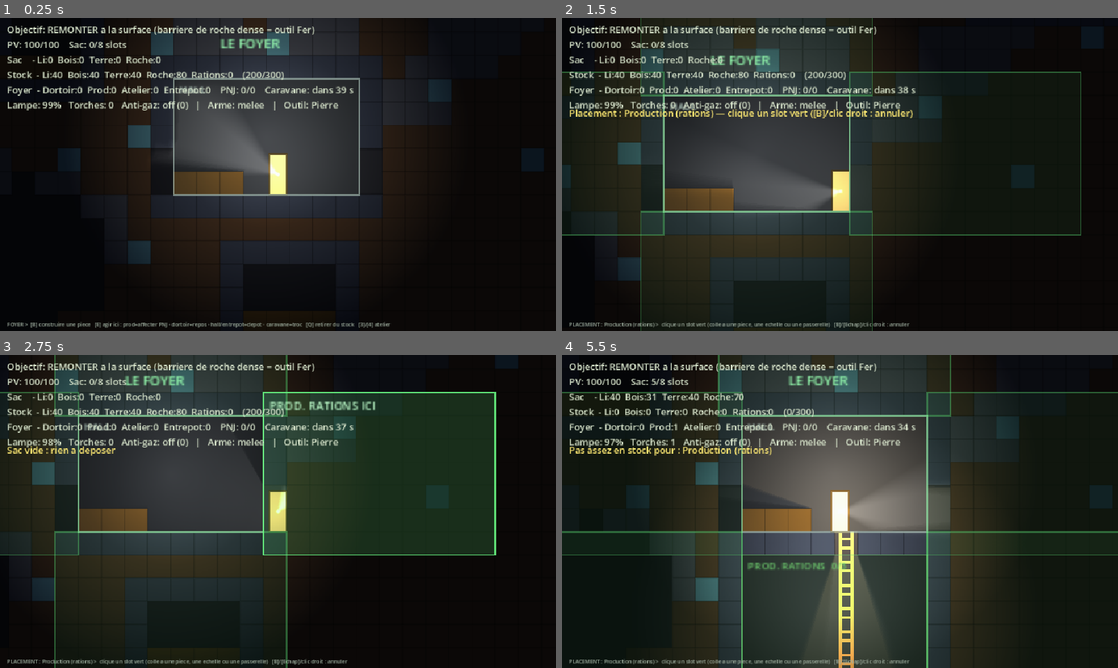
Above: before the commit, frames 1-4 (two rows, left to right).
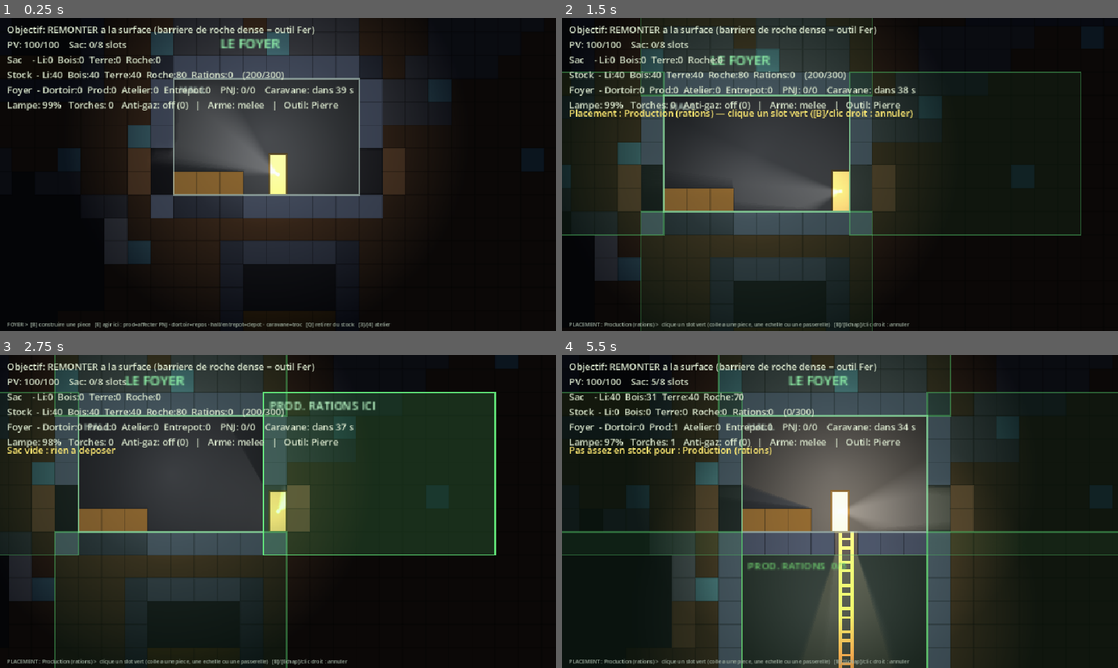
Above: after the commit, the same moments.

Repository: MrAuGIR/lesEnfouis
Game: Godot game, scene res://main.tscn
Same seed, same stepped clock (60 frames per second), same inputs: the game is played once before the commit and once after it.
Inputs (mouse positions are in pixels of both pictures, inside the frame that each line leads up to):
- Up to frame 1 (0.25 s): no input
- Up to frame 2 (1.5 s): tap Enter at 0.5 s; move the mouse to (962, 158) at 0.52 s; hold D 0.53-1.25 s; tap B at 0.6 s; click (962, 158) at 0.67 s; tap Space at 0.77 s; drag from (728, 190) to (812, 237) at 1.27 s
- Up to frame 3 (2.75 s): move the mouse to (333, 442) at 2.02 s; hold D from 2.03 s (still down); tap E at 2.1 s
- Up to frame 4 (5.5 s): release D at 2.75 s; drag from (812, 574) to (673, 464) at 2.77 s; tap Space at 3.5, 3.77 s; move the mouse to (1006, 558) at 3.52 s; hold A 3.53-4.25 s; tap Q at 3.6 s; drag from (673, 464) to (756, 433) at 4.27 s; move the mouse to (867, 511) at 5.02 s; hold S from 5.03 s (still down); tap T at 5.1 s; click (867, 511) at 5.17 s

The runs differ from the first frame. In frame 1, 6.9% of the frame differs, in the area x 23-73%, y 12-64%; in frame 2, 5.0%; in frame 3, 5.9%; in frame 4, 5.5%.

Commit message:
[mvp][m2.5] éclairage amélioration

Diff:
--- a/game/scripts/light_field.gd
+++ b/game/scripts/light_field.gd
@@ -1,16 +1,96 @@
 class_name LightField
 extends RefCounted
-## Depuis le passage au vrai éclairage (lights.gd + occulteurs dans
-## world_view.gd), ce module ne garde que la part GAMEPLAY de la lumière :
-## le registre des torches posées et les lignes de vue (IA des robots).
+## La part CPU de la lumière, depuis le passage au vrai éclairage (lights.gd +
+## occulteurs dans world_view.gd) : registre des torches, lignes de vue (IA des
+## robots), et l'ÉCLAIRAGE DE FACE — la lumière GPU s'arrête au premier bloc
+## (ombres), donc la première couche de blocs est redessinée dans sa couleur
+## (cf. marker_view.gd) pour que le joueur devine ce qu'il va miner.
+
+# Alignés sur le cône GPU de lights.gd (mêmes angles / portées, en tuiles)
+const FACE_RANGE := 13.75        # portée du faisceau (= LightRig.CONE_RANGE / 16)
+const FACE_BEAM_CORE := 3.0      # plein au départ du faisceau
+const AMB_CORE := 1.2            # halo de corps : plein autour du héros
+const AMB_RADIUS := 3.5          # halo de corps : portée
+const AMB_MAX := 0.75
+const TORCH_RADIUS := 5.6        # (= LightRig.TORCH_SCALE * 128 px / 2 / 16)
+const TORCH_CORE := 1.5
+const SKY_FADE := 14.0           # déclin de la lumière du jour avec la profondeur
+const ROOM_LIGHT := 0.85         # pièces du Foyer (générateur implicite)
+const ROOM_FADE := 4.0           # diffusion autour des pièces
 
 var world: WorldGrid
 var hero: Hero
+var foyer: Foyer                  # branché par main.gd
 var torches: Array[Vector2i] = [] # torches posées (sécurisent un chemin)
 
 func _init(w: WorldGrid, h: Hero) -> void:
 	world = w
 	hero = h
+
+# Lumière reçue par la FACE d'un bloc de bordure (toutes sources confondues).
+func face_light(tx: int, ty: int) -> float:
+	var v := maxf(_lamp(tx, ty), _torch(tx, ty))
+	v = maxf(v, _sky(tx, ty))
+	v = maxf(v, _room(tx, ty))
+	return clampf(v, 0.0, 1.0)
+
+func _lamp(tx: int, ty: int) -> float:
+	if hero.lamp_factor <= 0.0:
+		return 0.0
+	var ts := float(WorldGrid.TILE)
+	var hc := Vector2(hero.pos.x / ts, hero.pos.y / ts)
+	var v := Vector2(tx + 0.5, ty + 0.5) - hc
+	var d := v.length()
+	# Halo de corps (toutes directions)
+	var amb := 1.0 - clampf((d - AMB_CORE) / (AMB_RADIUS - AMB_CORE), 0.0, 1.0)
+	amb = amb * amb * AMB_MAX
+	# Faisceau (mêmes angles que le cône GPU)
+	var beam := 0.0
+	if d > 0.001:
+		var ang := clampf((v.dot(hero.aim) / d - LightRig.CONE_COS_OUTER) \
+			/ (LightRig.CONE_COS_INNER - LightRig.CONE_COS_OUTER), 0.0, 1.0)
+		var rad := 1.0 - clampf((d - FACE_BEAM_CORE) / (FACE_RANGE - FACE_BEAM_CORE), 0.0, 1.0)
+		beam = ang * rad * rad
+	var lit := maxf(amb, beam) * hero.lamp_factor
+	if lit > 0.02 and not los_clear_from(hc, tx, ty):
+		return 0.0
+	return lit
+
+func _torch(tx: int, ty: int) -> float:
+	var best := 0.0
+	for c in torches:
+		var src := Vector2(c.x + 0.5, c.y + 0.5)
+		var d := src.distance_to(Vector2(tx + 0.5, ty + 0.5))
+		if d >= TORCH_RADIUS:
+			continue
+		var l := 1.0 - clampf((d - TORCH_CORE) / (TORCH_RADIUS - TORCH_CORE), 0.0, 1.0)
+		l = l * l
+		if l <= best:
+			continue
+		if l > 0.02 and not los_clear_from(src, tx, ty):
+			continue
+		best = l
+	return best
+
+func _sky(tx: int, ty: int) -> float:
+	var s := world.surface[clampi(tx, 0, WorldGrid.GRID_W - 1)]
+	if ty < s:
+		return 1.0
+	return 1.0 - clampf(float(ty - s) / SKY_FADE, 0.0, 1.0)
+
+func _room(tx: int, ty: int) -> float:
+	if foyer == null:
+		return 0.0
+	var best := 0.0
+	for mp in foyer.rooms:
+		var r: Rect2i = foyer.interior(mp)
+		var dx := maxi(maxi(r.position.x - tx, tx - (r.end.x - 1)), 0)
+		var dy := maxi(maxi(r.position.y - ty, ty - (r.end.y - 1)), 0)
+		var d := float(maxi(dx, dy))
+		if d <= 0.0:
+			return ROOM_LIGHT
+		best = maxf(best, ROOM_LIGHT * (1.0 - d / ROOM_FADE))
+	return best
 
 func los_clear_from(a: Vector2, tx: int, ty: int) -> bool:
 	# Vrai si rien de plein ne bloque entre la source (en tuiles) et la tuile (cible
--- a/game/scripts/main.gd
+++ b/game/scripts/main.gd
@@ -57,6 +57,7 @@
 	light = LightField.new(world, hero)
 	bag = Inventory.new()
 	foyer = Foyer.new(world)
+	light.foyer = foyer   # éclairage de face : les pièces comptent comme source
 	pop = Population.new(world, foyer)
 	caravan = Caravan.new(world, foyer)
 	crew = EnemyCrew.new(world, light, hero)
@@ -80,6 +81,7 @@
 	marker = MarkerView.new()
 	marker.world = world
 	marker.hero = hero
+	marker.light = light
 	marker.foyer = foyer
 	marker.pop = pop
 	marker.caravan = caravan
--- a/game/scripts/marker_view.gd
+++ b/game/scripts/marker_view.gd
@@ -16,6 +16,7 @@
 
 var world: WorldGrid
 var hero: Hero
+var light: LightField
 var foyer: Foyer
 var pop: Population
 var caravan: Caravan
@@ -31,6 +32,10 @@
 var build_room := -1              # mode placement : type de pièce en cours (-1 = aucun)
 var build_slots := []             # mode placement : slots valides (Array de Rect2, px monde)
 
+func _light_passes(tx: int, ty: int) -> bool:
+	var t := world.tile(tx, ty)
+	return t == WorldGrid.EMPTY or t == WorldGrid.LADDER or t == WorldGrid.PASSERELLE
+
 func add_flash(cell: Vector2i, dur: float) -> void:
 	flashes.append({"cell": cell, "t": dur})
 
@@ -45,6 +50,23 @@
 	var font := ThemeDB.fallback_font
 	var ptx := int(hero.pos.x / ts)
 	var pty := int(hero.pos.y / ts)
+	# Éclairage de FACE : la lumière GPU s'arrête au premier bloc (ombres), on
+	# redessine donc la première couche de blocs dans sa couleur, à l'intensité
+	# de la lumière reçue — le joueur devine ce qu'il va miner.
+	for ty in range(pty - WorldView.VIEW_RY, pty + WorldView.VIEW_RY):
+		for tx in range(ptx - WorldView.VIEW_RX, ptx + WorldView.VIEW_RX):
+			var t := world.tile(tx, ty)
+			if t == WorldGrid.EMPTY or t == WorldGrid.LADDER or t == WorldGrid.PASSERELLE:
+				continue
+			if not (_light_passes(tx - 1, ty) or _light_passes(tx + 1, ty) \
+					or _light_passes(tx, ty - 1) or _light_passes(tx, ty + 1)):
+				continue   # bloc enfoui : il reste dans l'ombre
+			var v := light.face_light(tx, ty)
+			if v <= 0.04:
+				continue
+			var col := WorldView.tile_color(t)
+			draw_rect(Rect2(tx * ts, ty * ts, ts, ts), Color(col.r, col.g, col.b, v * 0.85))
+			draw_rect(Rect2(tx * ts, ty * ts, ts, ts), Color(0, 0, 0, 0.15 * v), false, 1.0)
 	# Voile de gaz toxique (info de zone) au-dessus de GAS_FLOOR_ROW
 	var gas_top := float((pty - WorldView.VIEW_RY) * ts)
 	var gas_bot := minf(float(WorldGrid.GAS_FLOOR_ROW * ts), float((pty + WorldView.VIEW_RY) * ts))
--- a/game/scripts/world_view.gd
+++ b/game/scripts/world_view.gd
@@ -87,14 +87,18 @@
 		r.position, Vector2(r.end.x, r.position.y), r.end, Vector2(r.position.x, r.end.y)])
 
 # --- Dessin -------------------------------------------------------------------
+# Palette des blocs (partagée avec l'éclairage de face de marker_view.gd)
+static func tile_color(t: int) -> Color:
+	match t:
+		WorldGrid.ROCK: return Color(0.40, 0.42, 0.46)
+		WorldGrid.WOOD: return Color(0.55, 0.38, 0.15)
+		WorldGrid.LITHIUM: return Color(0.45, 0.74, 0.80)
+		WorldGrid.WALL: return Color(0.30, 0.34, 0.42)
+		WorldGrid.HARDROCK: return Color(0.18, 0.20, 0.26)
+	return Color(0.42, 0.30, 0.20)   # terre
+
 func _draw() -> void:
 	var ts := WorldGrid.TILE
-	var c_dirt := Color(0.42, 0.30, 0.20)
-	var c_rock := Color(0.40, 0.42, 0.46)
-	var c_wood := Color(0.55, 0.38, 0.15)
-	var c_lith := Color(0.45, 0.74, 0.80)
-	var c_wall := Color(0.30, 0.34, 0.42)
-	var c_hard := Color(0.18, 0.20, 0.26)
 	var ptx := int(hero.pos.x / ts)
 	var pty := int(hero.pos.y / ts)
 	# Fond : caverne (révélé par la lampe) + bandes de ciel au-dessus du relief
@@ -134,18 +138,7 @@
 				draw_rect(Rect2(tx * ts, ty * ts + 10, ts, 1), Color(0.24, 0.16, 0.06))
 				draw_rect(rect, Color(0.7, 0.55, 0.28, 0.8), false, 1.0)
 				continue
-			var col := c_dirt
-			if t == WorldGrid.ROCK:
-				col = c_rock
-			elif t == WorldGrid.WOOD:
-				col = c_wood
-			elif t == WorldGrid.LITHIUM:
-				col = c_lith
-			elif t == WorldGrid.WALL:
-				col = c_wall
-			elif t == WorldGrid.HARDROCK:
-				col = c_hard
-			draw_rect(rect, col)
+			draw_rect(rect, tile_color(t))
 			draw_rect(rect, Color(0, 0, 0, 0.15), false, 1.0)
 	# Torches posées (le bâton ; la lumière vient de lights.gd)
 	for c in light.torches:
